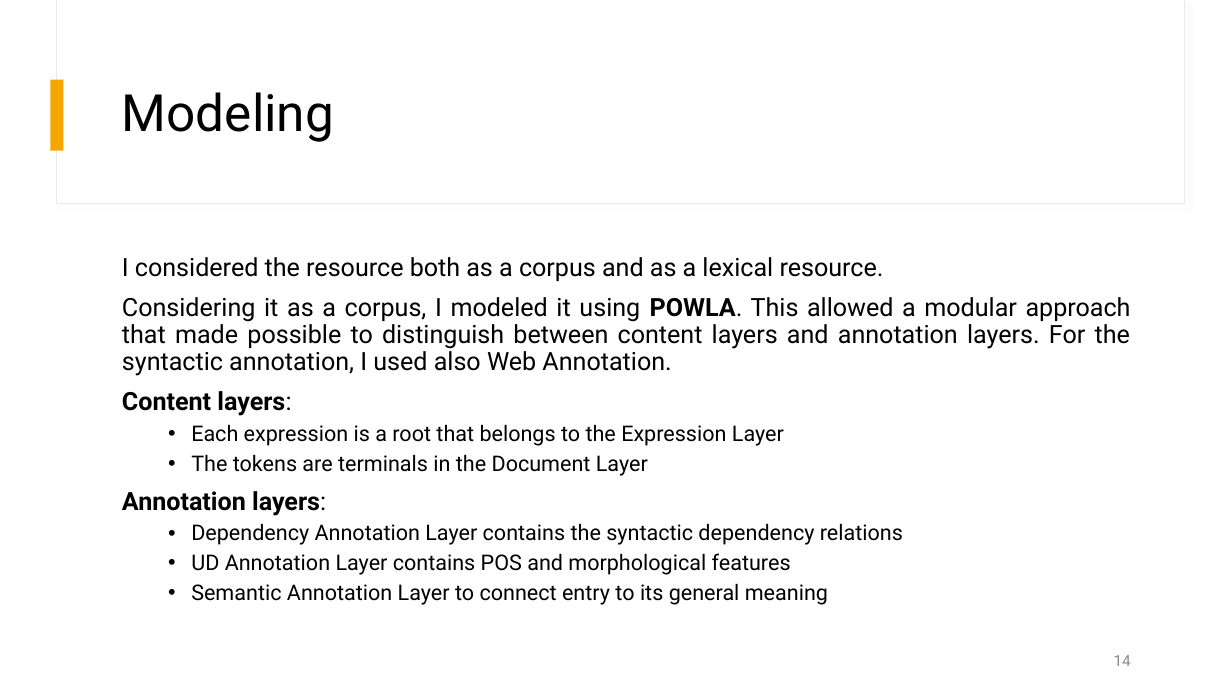
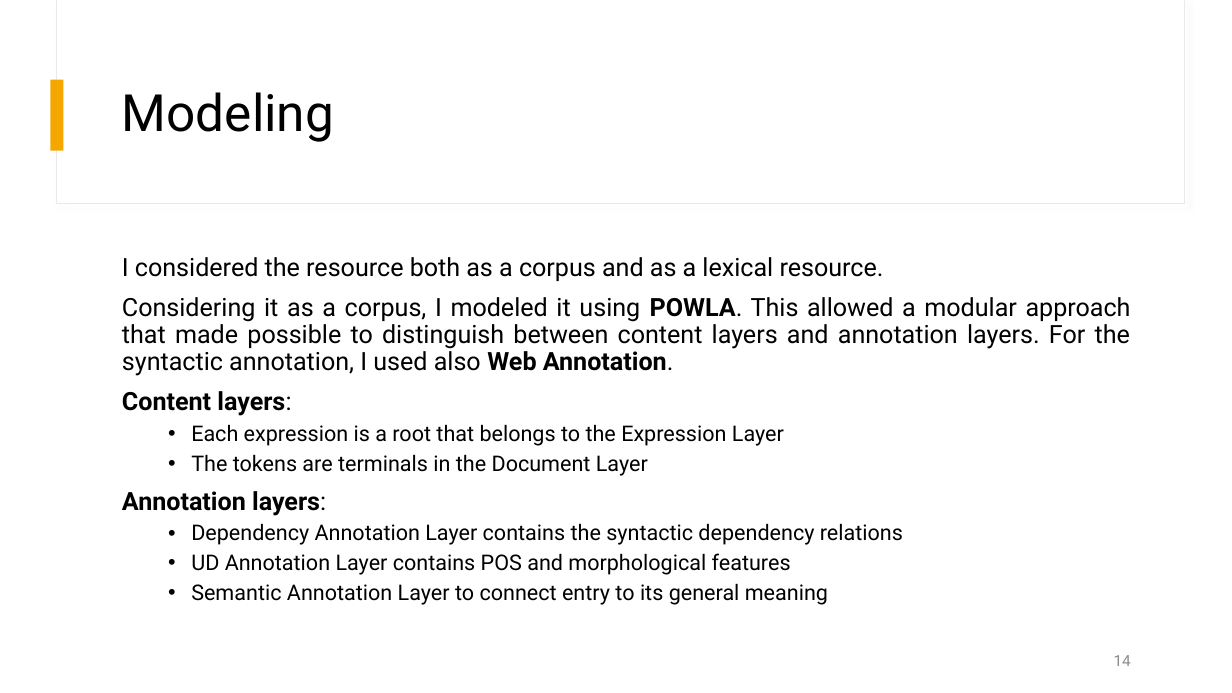
Before and after one commit to tonazzog/PhiloLatin, a slide deck: slide 14 of Linking Latin Philosophical Expressions.pptx. Drawn at 1232x693 pixels with LibreOffice and Linux fonts; fonts in the diff are those of the drawing. Boxes give left, top, right and bottom in pixels: in the first picture for what was removed or moved away, otherwise in the second. Text is boxed around its words. In the diff, an @@ line names an element or a change of style, - is before the commit and + after.

```diff
--- a/Linking Latin Philosophical Expressions.pptx
+++ b/Linking Latin Philosophical Expressions.pptx
@@ text at (122,297,1131,376): bold on in "Web Annotation." @@
```
Also in this commit, not shown: 5 other slides changed, 1 slide added, 3 other files.
